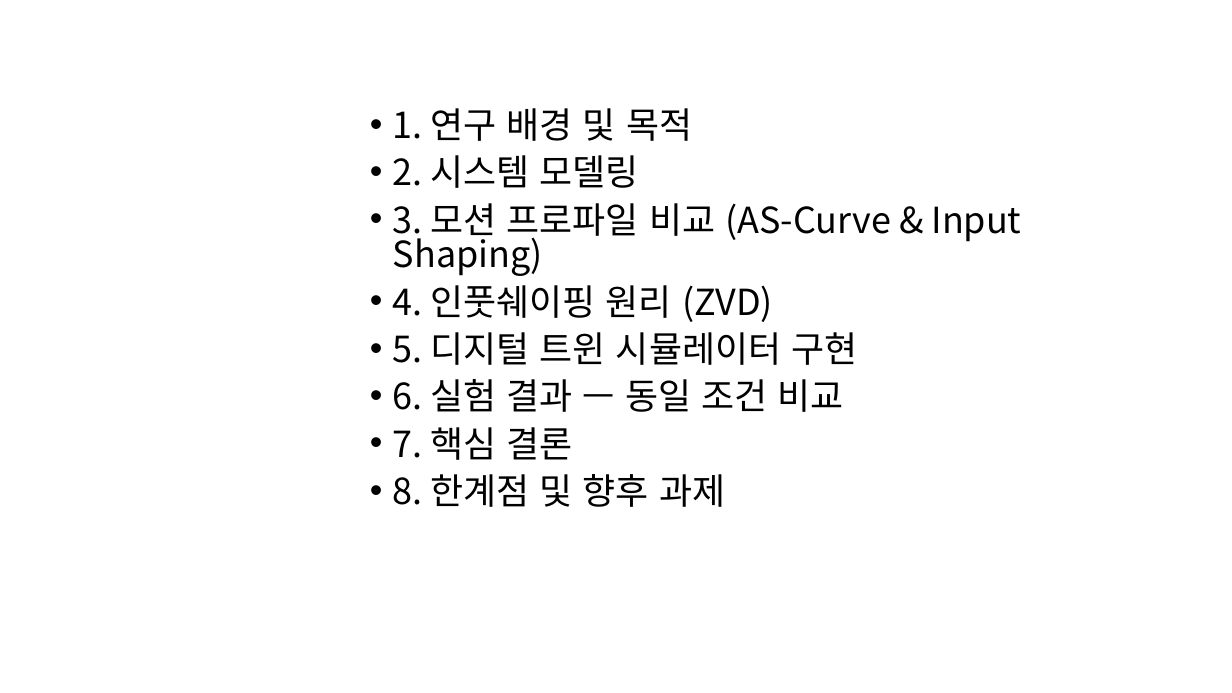
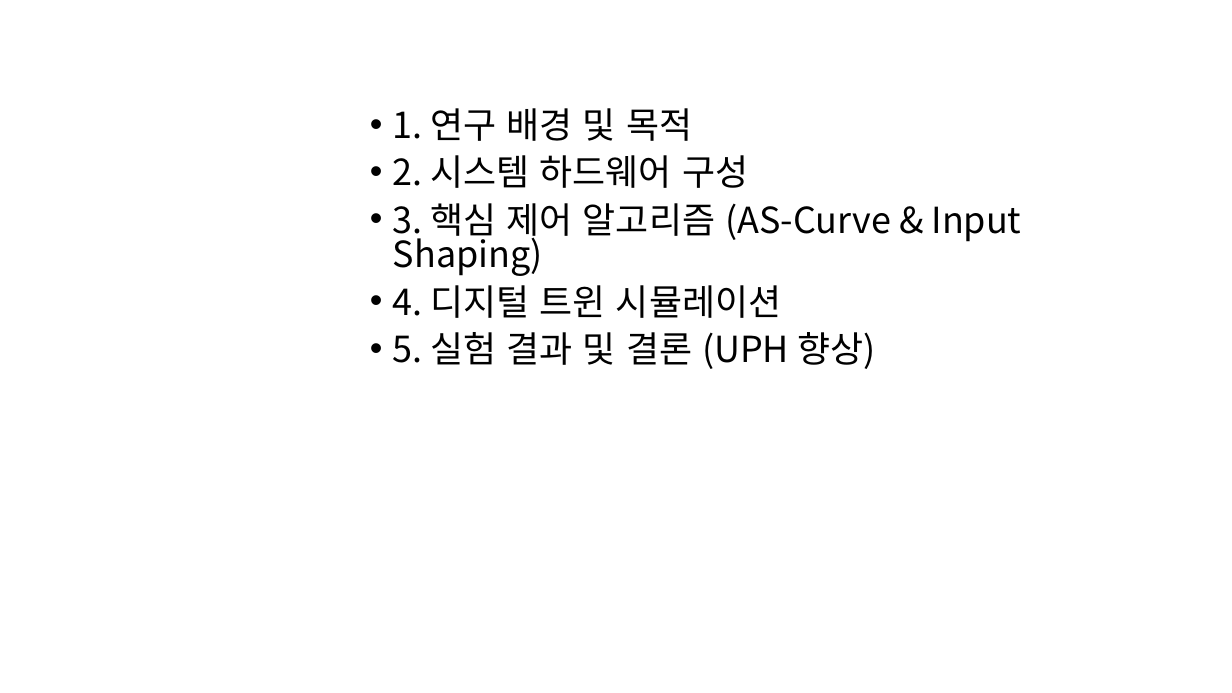
Before and after one commit to jamjambot123/PICKPLACEROBOT, a slide deck: slide 2 of [완성본] 2026년 산학프로젝트 최종보고 발표자료.pptx. Drawn at 1232x693 pixels with LibreOffice and Linux fonts; fonts in the diff are those of the drawing; background and template pictures are left out. Boxes give left, top, right and bottom in pixels: in the first picture for what was removed or moved away, otherwise in the second. Text is boxed around its words. In the diff, an @@ line names an element or a change of style, - is before the commit and + after.

```diff
--- a/[완성본] 2026년 산학프로젝트 최종보고 발표자료.pptx
+++ b/[완성본] 2026년 산학프로젝트 최종보고 발표자료.pptx
@@ text at (x1=393, y1=155, x2=1021, y2=369): text changed @@
-• 2. 시스템 모델링
-• 3. 모션 프로파일 비교 (AS-Curve & Input Shaping)
-• 4. 인풋쉐이핑 원리 (ZVD)
-• 5. 디지털 트윈 시뮬레이터 구현
-• 6. 실험 결과 — 동일 조건 비교
-• 7. 핵심 결론
-• 8. 한계점 및 향후 과제
+• 2. 시스템 하드웨어 구성
+• 3. 핵심 제어 알고리즘 (AS-Curve & Input Shaping)
+• 4. 디지털 트윈 시뮬레이션
+• 5. 실험 결과 및 결론 (UPH 향상)
```
Also in this commit, not shown: 9 other slides changed, 11 other files.
